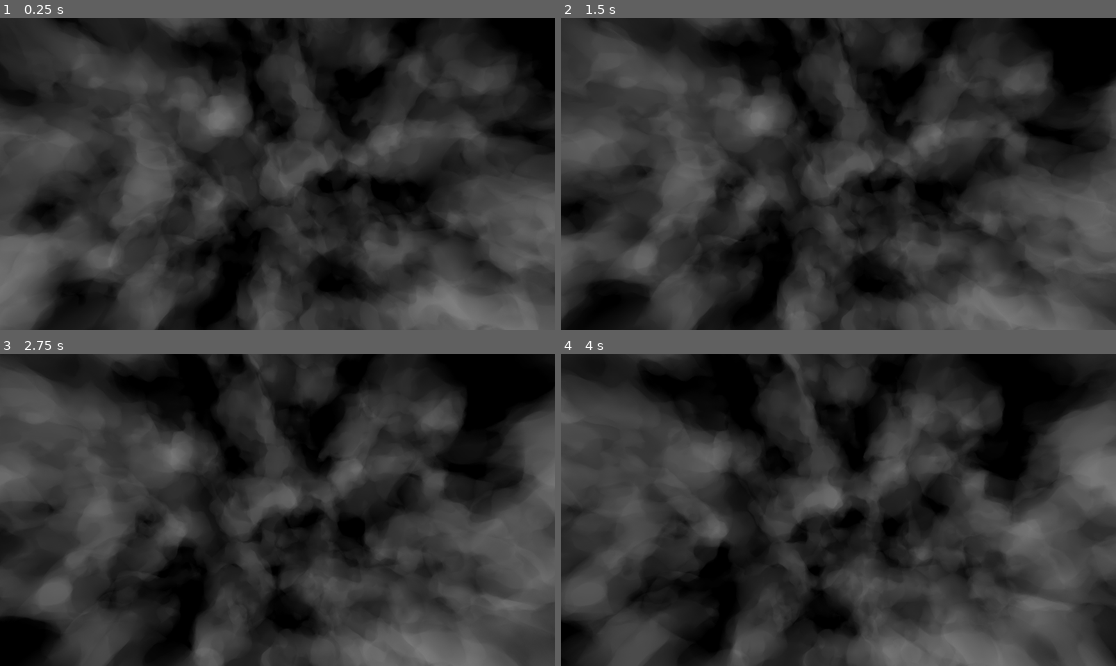
Above: before the commit, frames 1-4 (two rows, left to right).
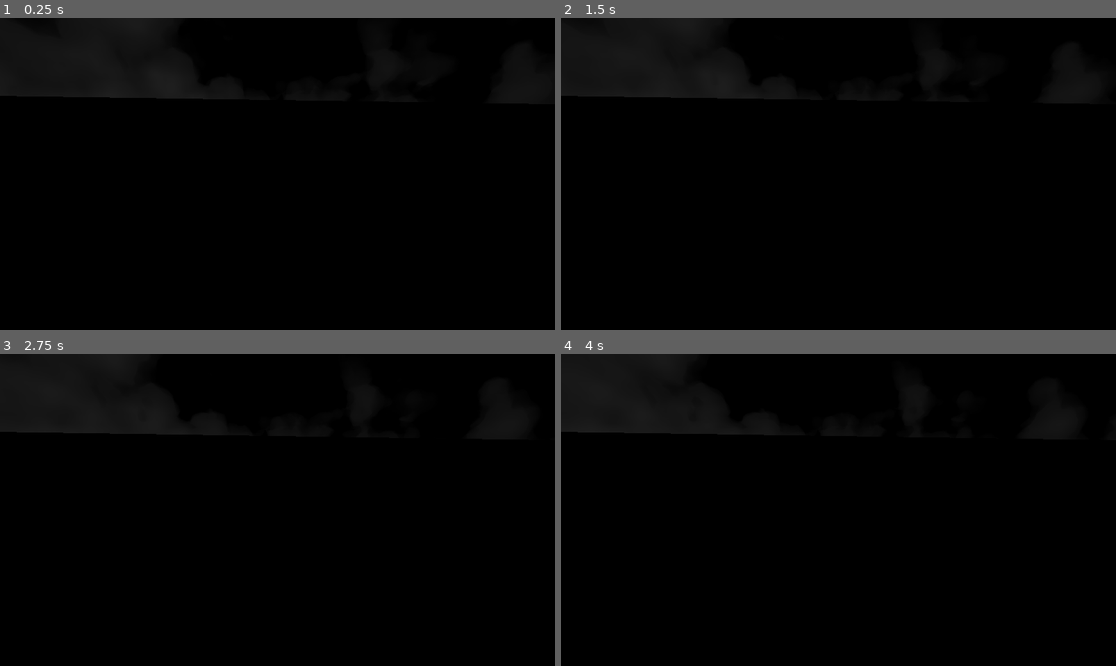
Above: after the commit, the same moments.

Repository: azya0/clouds
Game: Godot game, scene res://node_3d.tscn
The game is run twice, just before and just after one commit, with the same random seed, the same clock (stepped at 60 frames per second) and the same inputs.
Inputs:
- Up to frame 1 (0.25 s): no input
- Up to frame 2 (1.5 s): no input
- Up to frame 3 (2.75 s): no input
- Up to frame 4 (4 s): no input

The runs differ from the first frame. In frame 1, 75% of the frame differs, in the area x 0-100%, y 0-100%; in frame 2, 75%; in frame 3, 74%; in frame 4, 74%.

Commit message:
feat(cloud_form): update cloud form formula
Update noise textures for cloud form
Update Perlin noise for weather map
Make formula more simple

Diff:
--- a/NoiseTextures/LargeScaleNoise.tres
+++ b/NoiseTextures/LargeScaleNoise.tres
@@ -12,4 +12,4 @@
 noise = SubResource("FastNoiseLite_o0m1u")
 seamless = true
 invert = true
-seamless_blend_skirt = 0.487
+seamless_blend_skirt = 0.2
--- a/NoiseTextures/MediumScaleNoise.tres
+++ b/NoiseTextures/MediumScaleNoise.tres
@@ -3,7 +3,7 @@
 [sub_resource type="FastNoiseLite" id="FastNoiseLite_n1wlf"]
 noise_type = 2
 seed = 1
-frequency = 0.0306
+frequency = 0.036
 
 [resource]
 width = 128
@@ -11,4 +11,5 @@
 depth = 128
 noise = SubResource("FastNoiseLite_n1wlf")
 seamless = true
+invert = true
 seamless_blend_skirt = 0.2
--- a/NoiseTextures/SmallScaleNoise.tres
+++ b/NoiseTextures/SmallScaleNoise.tres
@@ -3,7 +3,8 @@
 [sub_resource type="FastNoiseLite" id="FastNoiseLite_j7bl3"]
 noise_type = 2
 seed = 2
-frequency = 0.0727
+frequency = 0.1286
+offset = Vector3(697.67, 575.76, -686.57)
 
 [resource]
 width = 128
@@ -11,4 +12,5 @@
 depth = 128
 noise = SubResource("FastNoiseLite_j7bl3")
 seamless = true
+invert = true
 seamless_blend_skirt = 0.2
--- a/Shaders/Skybox.gdshader
+++ b/Shaders/Skybox.gdshader
@@ -8,7 +8,7 @@
 uniform int steps		= 128;
 uniform int sun_steps	= 8;
 
-uniform float form_multiplier		= 0.065;
+uniform float form_multiplier	= 0.065;
 
 uniform vec3 light_direction	= vec3(1.0, -1.0, 1.0);
 uniform float density_constant	= 1.0;
@@ -29,43 +29,47 @@
 };
 
 
-float process_noise(sampler3D noise, vec3 position) {
-    return clamp((1.0 - texture(noise, position).r) * 1.5 - 0.25, 0.0, 1.0);
+float get_vorley_noise(sampler3D noise, vec3 position) {
+    return texture(noise, position * form_multiplier).r;
 }
 
-float remap(float value, float _min, float _max, float r_min, float r_max) {
-    return r_min + (value - _min) / (_max - _min) * (r_max - r_min);
+float get_perlin_noise(vec3 position) {
+	return texture(perlin_noise, position).r;
 }
 
-float low_frequency_noise(float high_frequency_value, vec3 position) {
-	float perlin_value = texture(perlin_noise, position).r;
+uniform float large_cloud_form_const = 1.0;
+uniform float medium_cloud_form_const = 1.0;
+uniform float small_cloud_form_const = 1.0;
 
-	return remap(
-		perlin_value,
-		high_frequency_value - 1.0, 1.0, 0.0, 1.0
+float get_cloud_form(vec3 position) {
+	float worley_larger = get_vorley_noise(large_cloud_noise, position);
+	float worley_medium = get_vorley_noise(medium_cloud_noise, position);
+	float worley_small = get_vorley_noise(small_cloud_noise, position);
+
+	return (
+		worley_larger * large_cloud_form_const +
+	    worley_medium * medium_cloud_form_const +
+		worley_small * small_cloud_form_const
 	);
 }
 
-float high_frequency_noise(vec3 position) {
-	float worley_larger = process_noise(large_cloud_noise, position);
-	float worley_medium = process_noise(medium_cloud_noise, position);
-	float worley_small = process_noise(small_cloud_noise, position);
+uniform float weather_map_constans = 1.5;
 
-	return worley_larger * 0.625 + worley_medium * 0.25 + worley_small * 0.125;
+float get_cloud_map(vec3 position) {
+	float value = get_perlin_noise(position);
+
+	return value * weather_map_constans;
 }
 
 
 float get_density(vec3 position) {
-	float high_octave = high_frequency_noise(position);
-	float low_octave = low_frequency_noise(high_octave, position);
+	float value = get_cloud_form(position) * get_cloud_map(position);
 
-	float result = (high_octave * 0.15 + low_octave * 0.85) * form_multiplier;
-
-	if (result < 0.05) {
+	if (value < 0.05) {
 		return 0.0;
 	}
 
-	return result;
+	return value;
 }
 
 
@@ -77,7 +81,7 @@
 
 
 vec4 raymarching(vec3 wind_impact, vec3 direction) {
-	float step_size = 1.0 / float(steps);
+	float step_size = 0.15 / float(steps);
 	vec3 position = 0.75 * direction + wind_impact;
 	vec3 addition = direction * step_size;
 
@@ -90,7 +94,7 @@
 		vec3 local_position = position / 2.0 + 0.5; // [-1; 1] -> [0; 1]
 
 		float density = get_density(local_position) * step_size;
-		//float sun_density = cast_ray_to_sun(local_position);
+		//float sun_density = cast_ray_to_sun(position);
 		float sun_density = 0.0;
 
 		position += addition;
@@ -117,10 +121,13 @@
 
 
 void sky() {
-	vec3 wind_impact = TIME / 10.0 * wind_way;
-	//vec3 wind_impact = vec3(0.0);
-	vec3 direction = EYEDIR;
+	if (EYEDIR.y >= 0.0) {
+		vec3 wind_impact = TIME / 10.0 * wind_way;
+		//vec3 wind_impact = vec3(0.0);
+		vec3 direction = EYEDIR;
 
-	vec4 result = raymarching(wind_impact, direction);
-	COLOR = result.rgb;
+		vec4 result = raymarching(wind_impact, direction);
+		COLOR = result.rgb;
+	}
+
 }
--- a/node_3d.tscn
+++ b/node_3d.tscn
@@ -53,15 +53,28 @@
 shader_parameter/phase_const_1 = 0.0
 shader_parameter/phase_const_2 = 0.0
 
+[sub_resource type="FastNoiseLite" id="FastNoiseLite_i5arm"]
+noise_type = 2
+seed = 11
+frequency = 0.005
+offset = Vector3(303.03, -272.73, 0)
+
+[sub_resource type="NoiseTexture3D" id="NoiseTexture3D_wc5p8"]
+width = 128
+height = 128
+depth = 128
+noise = SubResource("FastNoiseLite_i5arm")
+invert = true
+
 [sub_resource type="ShaderMaterial" id="ShaderMaterial_jsk3o"]
 shader = ExtResource("6_i5arm")
 shader_parameter/perlin_noise = ExtResource("4_wc5p8")
-shader_parameter/large_cloud_noise = ExtResource("2_jka67")
+shader_parameter/large_cloud_noise = SubResource("NoiseTexture3D_wc5p8")
 shader_parameter/medium_cloud_noise = ExtResource("3_i5arm")
 shader_parameter/small_cloud_noise = ExtResource("5_jsk3o")
-shader_parameter/steps = 256
+shader_parameter/steps = 128
 shader_parameter/sun_steps = 2
-shader_parameter/form_multiplier = 0.075
+shader_parameter/form_multiplier = 1.0
 shader_parameter/light_direction = Vector3(0.408, -0.408, 0.816)
 shader_parameter/density_constant = 1.0
 shader_parameter/sun_constant = 1.0
@@ -70,7 +83,11 @@
 shader_parameter/phase_impact_2 = 10.0
 shader_parameter/phase_const_1 = 0.9
 shader_parameter/phase_const_2 = 0.4
-shader_parameter/wind_way = Vector3(1, 0, 0)
+shader_parameter/wind_way = Vector3(0.25, 0, 0)
+shader_parameter/large_cloud_form_const = 0.015
+shader_parameter/medium_cloud_form_const = 0.03
+shader_parameter/small_cloud_form_const = 0.1
+shader_parameter/weather_map_constans = 1.5
 
 [sub_resource type="Sky" id="Sky_4arys"]
 sky_material = SubResource("ShaderMaterial_jsk3o")
